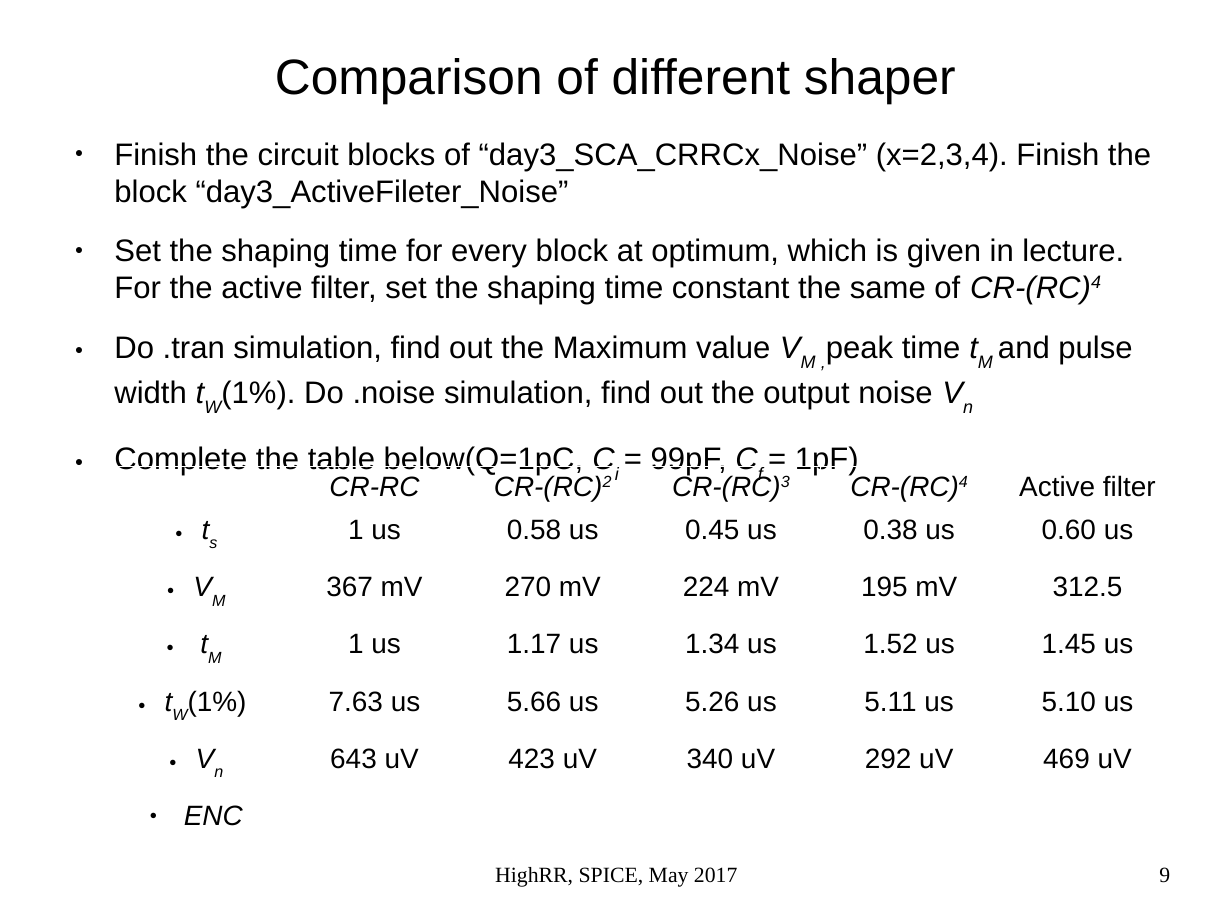
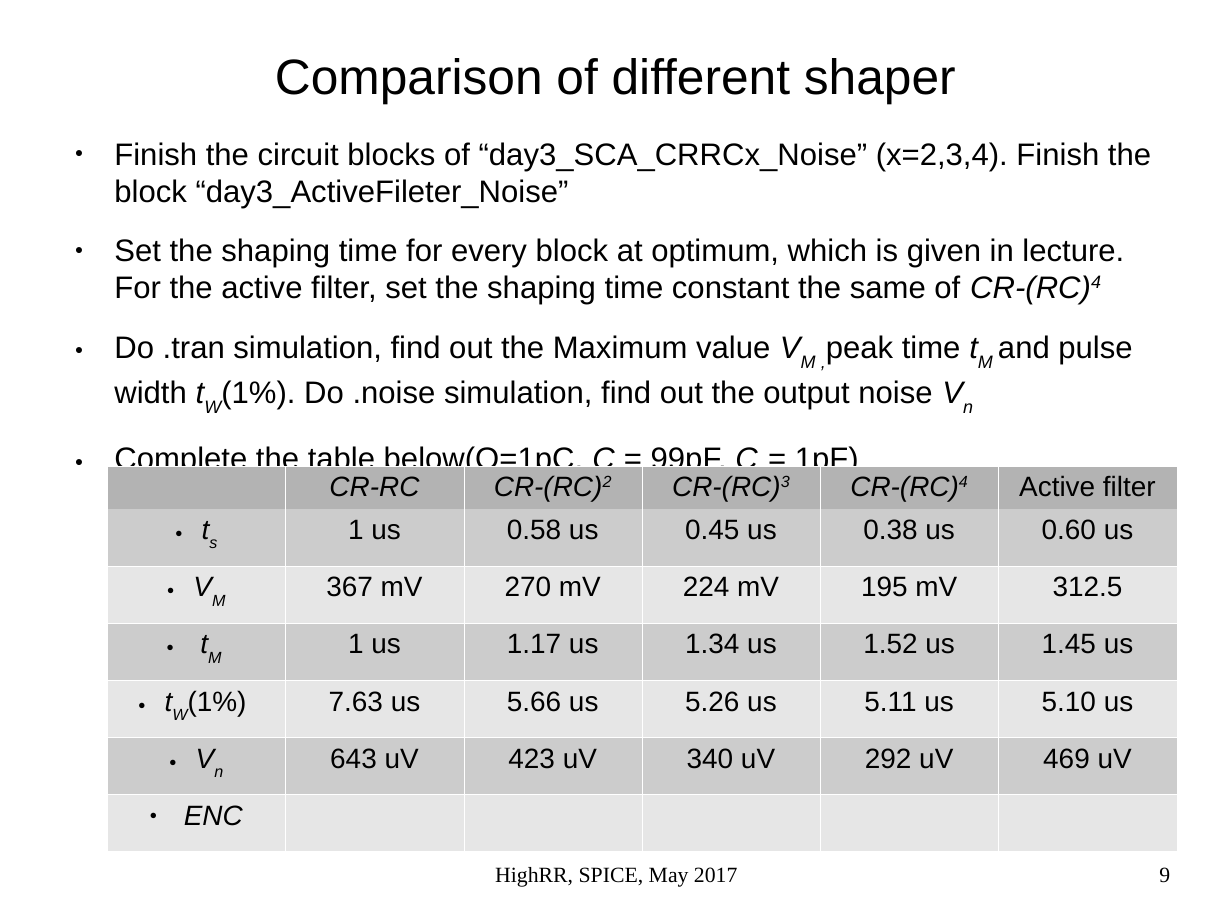
Before and after one commit to yuanzx10/slides, a slide deck: slide 9 of HighRR_Handson_2017/Day3_HandsOn_Solutions.odp. Drawn at 1232x924 pixels with LibreOffice and Linux fonts; fonts in the diff are those of the drawing. Boxes give left, top, right and bottom in pixels: in the first picture for what was removed or moved away, otherwise in the second. Text is boxed around its words. In the diff, an @@ line names an element or a change of style, - is before the commit and + after.

```diff
--- a/HighRR_Handson_2017/Day3_HandsOn_Solutions.odp
+++ b/HighRR_Handson_2017/Day3_HandsOn_Solutions.odp
@@ table at (107,466,1175,852) @@
@@ fill none to #B3B3B3 in row 1 @@
@@ fill none to #CCCCCC in 18 cells @@
@@ fill none to #E6E6E6 in 13 cells @@
```
Also in this commit, not shown: 1 other slide changed, 7 other files.
